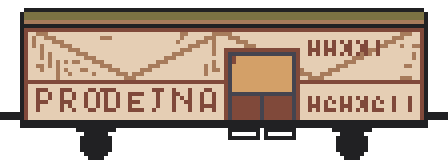
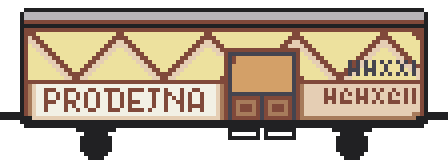
Revision of a layered 448×160 image; what changed, layer by layer:
painted on "PRODEJNA" over [left=36, top=88, right=216, bottom=112]
painted on "MMXXI" over [left=28, top=32, right=420, bottom=116]
painted on "MCMXCII" over [left=308, top=88, right=416, bottom=112]
painted on "Layer 2" over [left=20, top=12, right=428, bottom=128]
